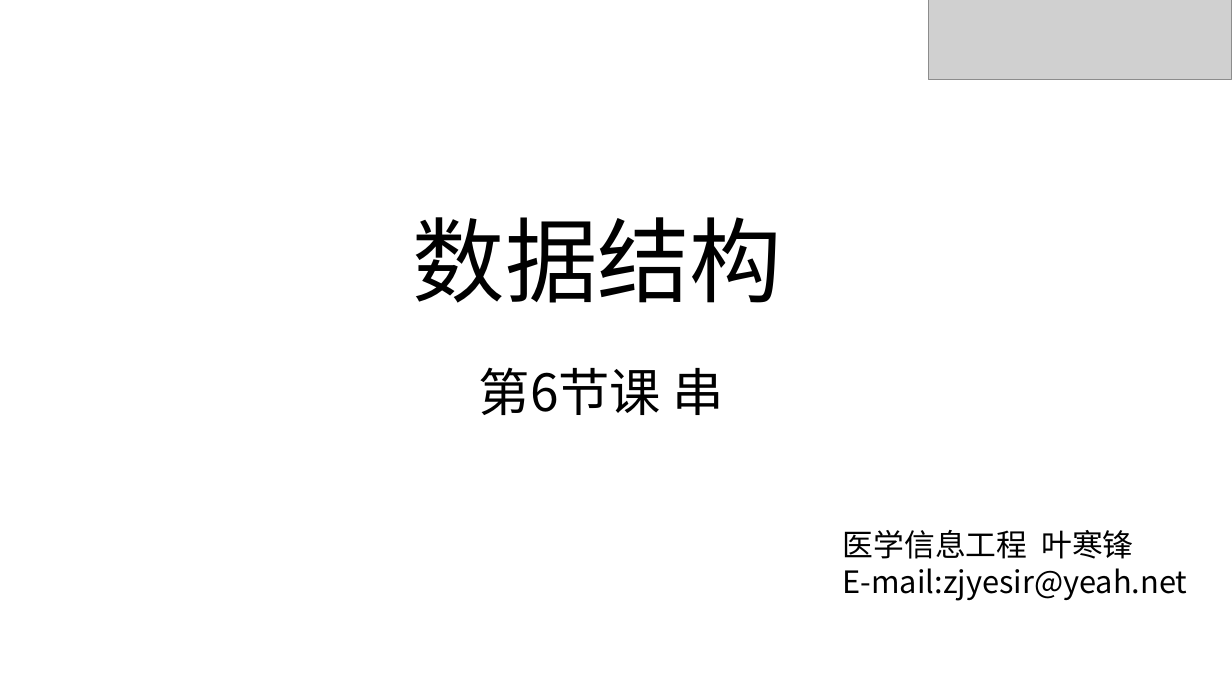
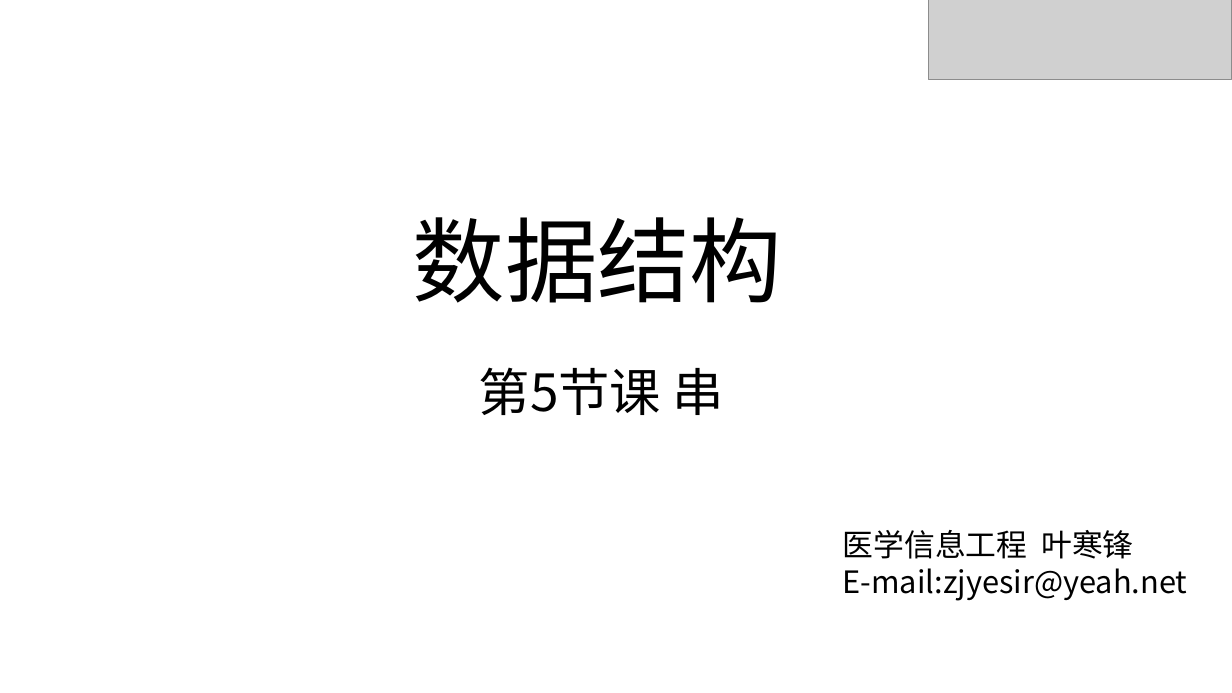
Before and after one commit to zjyesir/hmc_data_structure, a slide deck: slide 1 of ppt/4 串.pptx. Drawn at 1232x693 pixels with LibreOffice and Linux fonts; fonts in the diff are those of the drawing; grey boxes stand for pictures; background and template pictures are left out. Boxes give left, top, right and bottom in pixels: in the first picture for what was removed or moved away, otherwise in the second. Text is boxed around its words. In the diff, an @@ line names an element or a change of style, - is before the commit and + after.

```diff
--- a/ppt/4 串.pptx
+++ b/ppt/4 串.pptx
@@ text at (x1=479, y1=367, x2=724, y2=415): text changed @@
-第6节课 串
+第5节课 串
```
Also in this commit, not shown: 8 other files.
